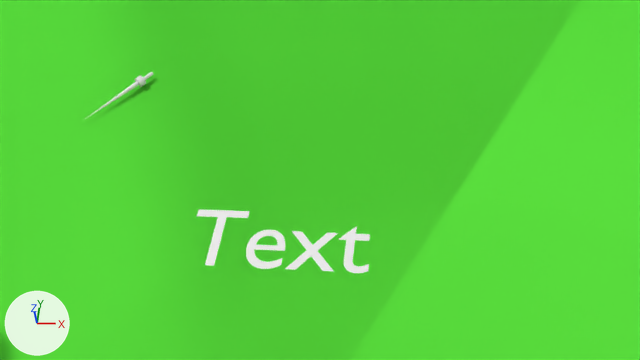
An edit to the Blender file client_last.blend, drawn before and after from the same camera.
Camera for both pictures: the file's camera 'Camera'. Lighting does not change. The marker at lower left points along +X, +Y and +Z.

Names of what the first picture shows: 'Forest', 'Forest.001', 'Name'.
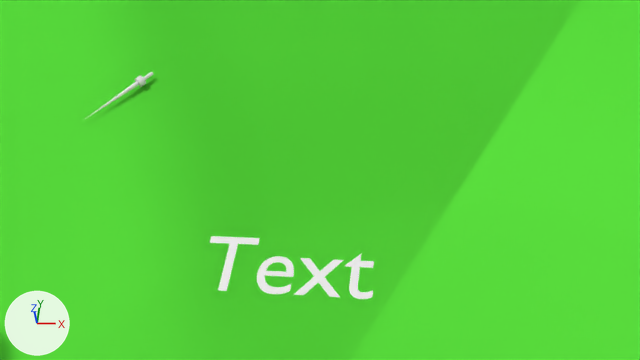
Pixel boxes (x1, y1, x2, y2) of what changed, in the pictures (640 x 360 px):
'Name', moved
    before: (197, 209, 370, 273)
    after: (210, 236, 374, 299)

The change in detail:
Object 'Name' (ob_name) moves from (-1.3, 0.44, 14.77) to (-1.3, 0.44, 13.65).
